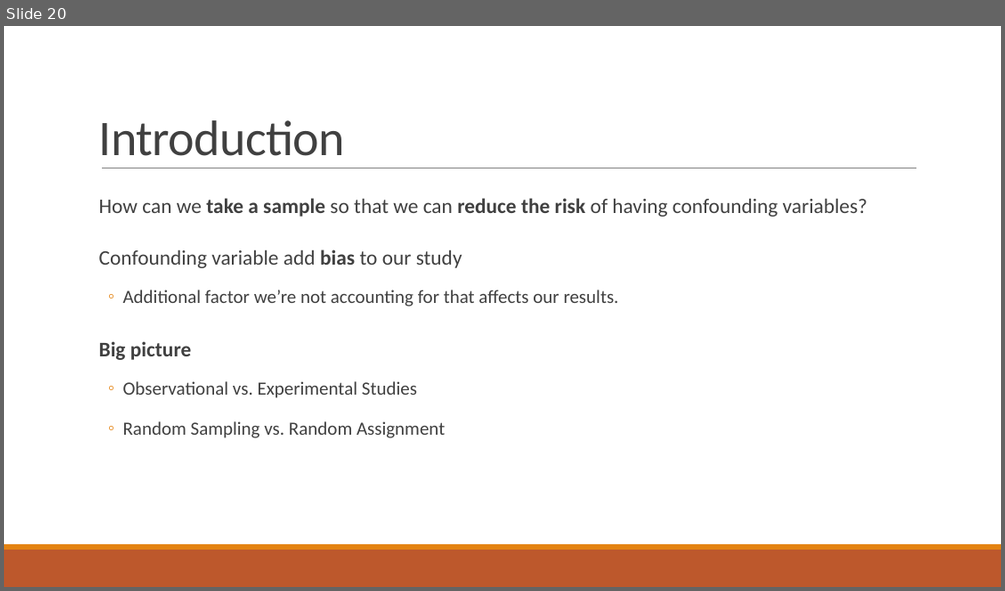
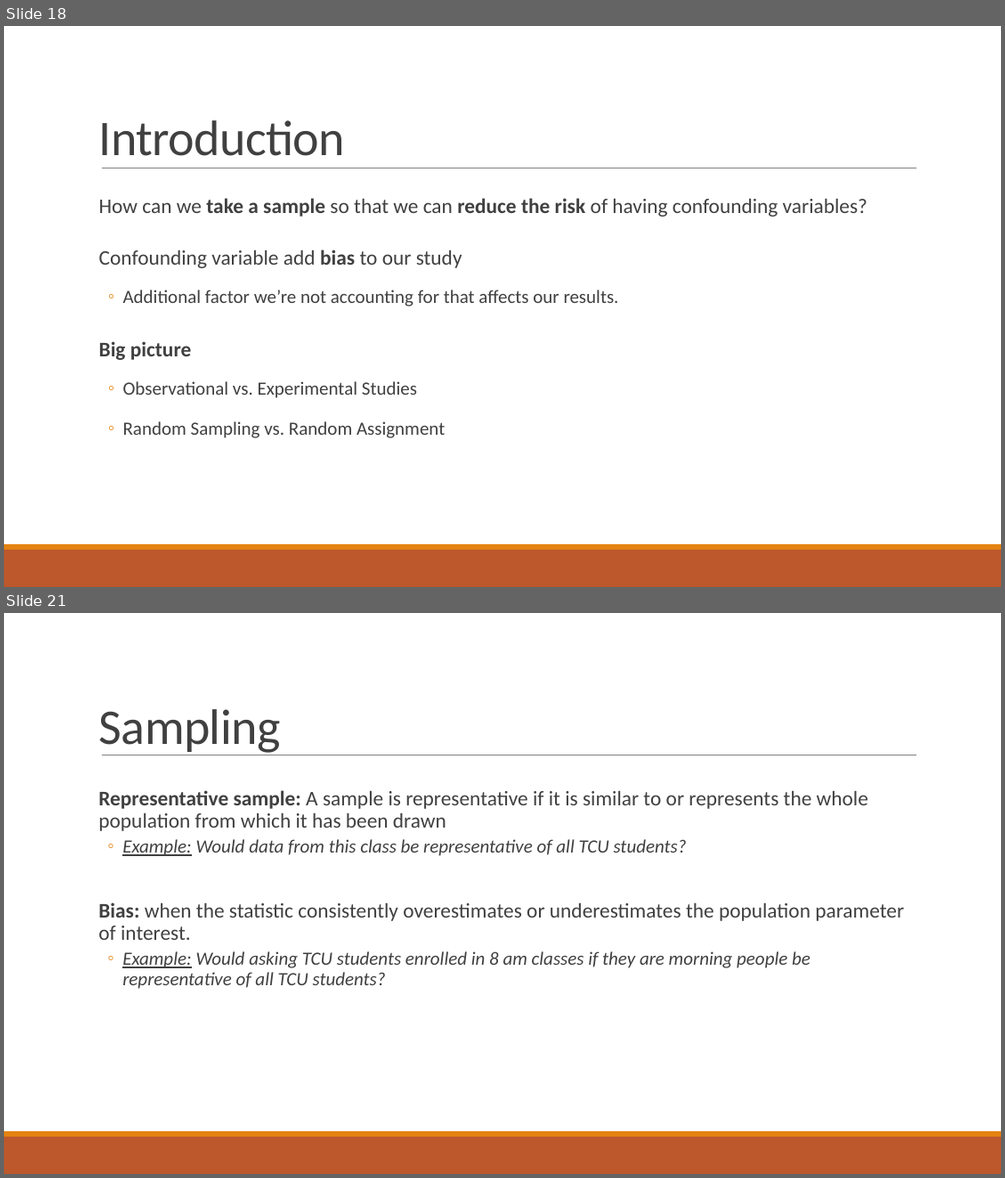
Before and after one commit to alisonkleffner/presentations, a slide deck: job/teaching/teaching-demonstration1.pptx. Shown one above the other, each under a label of ours: slide 20 before the commit, slides 18 and 21 after it; the slides between them are not shown. The pictures are 1005x591 and 1005x1178 pixels, drawn with LibreOffice and Linux fonts; fonts in the diff are those of the drawing. Boxes give left, top, right and bottom in pixels: in the first picture for what was removed or moved away, otherwise in the second. Text is boxed around its words. In the diff, an @@ line names an element or a change of style, - is before the commit and + after.

```diff
--- a/job/teaching/teaching-demonstration1.pptx
+++ b/job/teaching/teaching-demonstration1.pptx
@@ slide 21 added at bbox=[4, 613, 1001, 1174], background #FFFFFF; not listed: 3 template elements that a slide beside it also shows @@
@@ title added at bbox=[99, 709, 281, 755], 48 pt, text #404040 @@
+Sampling
@@ text added at bbox=[98, 790, 904, 989], 20 pt, text #404040 @@
+  Representative sample: A sample is representative if it is similar to or represents the whole population from which it has been drawn
+  ◦ Example: Would data from this class be representative of all TCU students?
+  Bias: when the statistic consistently overestimates or underestimates the population parameter of interest.
+  ◦ Example: Would asking TCU students enrolled in 8 am classes if they are morning people be representative of all TCU students?
@@ what was slide 20 is now slide 18 @@
```
Also in this commit, not shown: 3 slides changed, 4 other slides added, 2 other files.
